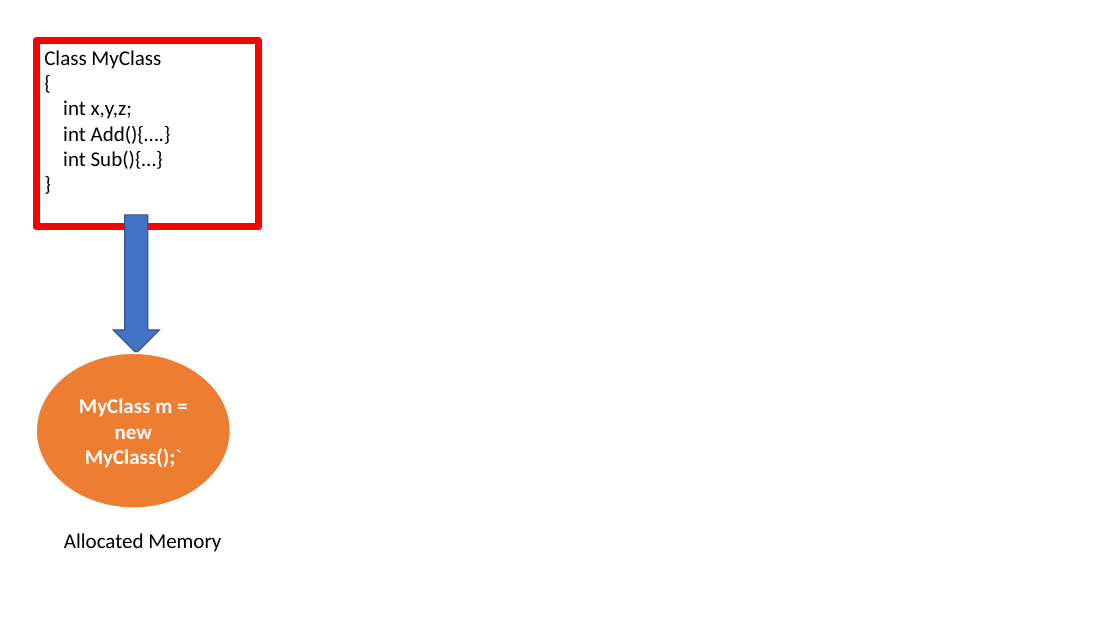
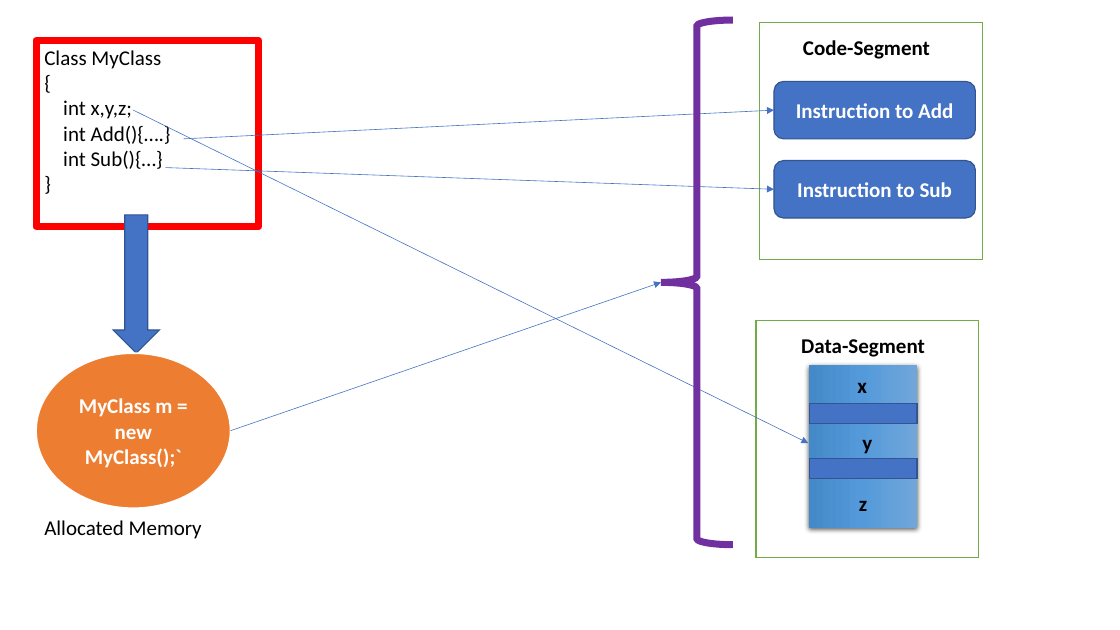
Before and after one commit to maheshsabnis/NetFrwk_Projects, a slide deck: slide 11 of Training-Images.pptx. Drawn at 1120x630 pixels with LibreOffice and Linux fonts; fonts in the diff are those of the drawing. Boxes give left, top, right and bottom in pixels: in the first picture for what was removed or moved away, otherwise in the second. Text is boxed around its words. In the diff, an @@ line names an element or a change of style, - is before the commit and + after.

```diff
--- a/Training-Images.pptx
+++ b/Training-Images.pptx
@@ left brace added at <box>661,20,734,545</box>, outline #7030A0 6 pt @@
@@ rectangle added at <box>760,23,982,260</box>, fill #FFFFFF, outline #70AD47 1 pt @@
@@ text added at <box>803,40,930,59</box>, 18 pt, text #000000, bold @@
+Code-Segment
@@ rounded rectangle added at <box>774,82,975,139</box>, fill #4472C4, outline #325491 1 pt, 18 pt, text #FFFFFF, bold @@
+Instruction to Add
@@ arrow added from (134, 110) to (808, 444), #4472C4 0.5 pt @@
@@ arrow added from (183, 139) to (774, 110), #4472C4 0.5 pt @@
@@ arrow added from (166, 167) to (774, 189), #4472C4 0.5 pt @@
@@ rounded rectangle added at <box>774,160,975,218</box>, fill #4472C4, outline #325491 1 pt, 18 pt, text #FFFFFF, bold @@
+Instruction to Sub
@@ arrow added from (230, 431) to (661, 282), #4472C4 0.5 pt @@
@@ rectangle added at <box>756,320,979,558</box>, fill #FFFFFF, outline #70AD47 1 pt @@
@@ text added at <box>801,339,925,357</box>, 18 pt, text #000000, bold @@
+Data-Segment
@@ flow chart predefined process added at <box>810,365,917,527</box>, fill gradient #71A6DB to #559BDB to #448ACA @@
@@ text added at <box>857,382,867,393</box>, 18 pt, text #000000, bold @@
+x
@@ rectangle added at <box>809,404,917,423</box>, fill #4472C4, outline #325491 1 pt @@
@@ text added at <box>862,439,872,454</box>, 18 pt, text #000000, bold @@
+y
@@ rectangle added at <box>809,459,917,478</box>, fill #4472C4, outline #325491 1 pt @@
@@ text added at <box>859,500,867,511</box>, 18 pt, text #000000, bold @@
+z
@@ text "Allocated Memory": place and size @@
-text "Allocated Memory" at <box>64,533,221,552</box>
+text "Allocated Memory" at <box>44,520,202,539</box>
```
Also in this commit, not shown: 1 slide added, 20 other files.
